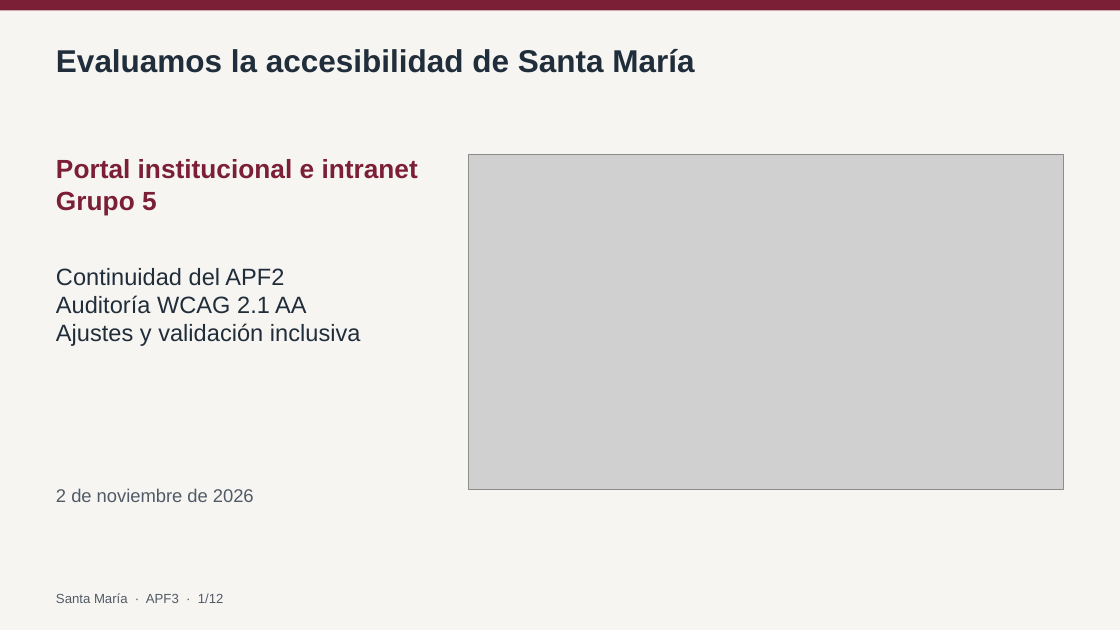
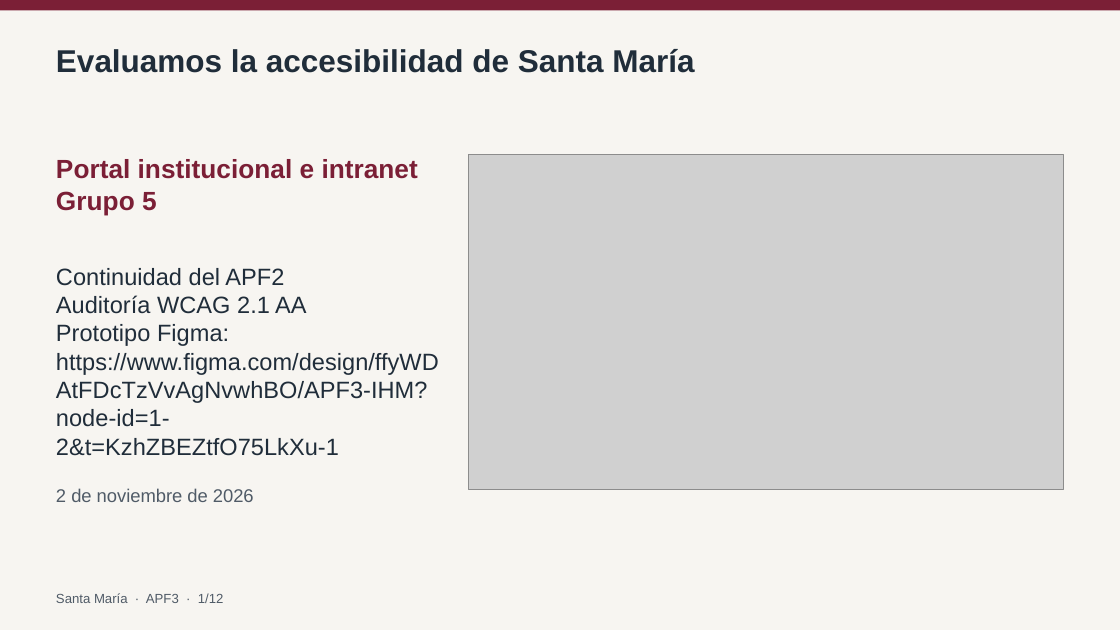
Before and after one commit to BruGeth/IHM_Colegio_Santa_Maria_Reyna_Angeles, a slide deck: slide 1 of avance informe 3/APF3_Grupo5_SantaMaria.pptx. Drawn at 1120x630 pixels with LibreOffice and Linux fonts; fonts in the diff are those of the drawing; grey boxes stand for pictures. Boxes give left, top, right and bottom in pixels: in the first picture for what was removed or moved away, otherwise in the second. Text is boxed around its words. In the diff, an @@ line names an element or a change of style, - is before the commit and + after.

Commit message:
feat(apf3): vincular enlace publico de figma en informe docx, pdf, pptx y anexos

```diff
--- a/avance informe 3/APF3_Grupo5_SantaMaria.pptx
+++ b/avance informe 3/APF3_Grupo5_SantaMaria.pptx
@@ text at (x1=56, y1=324, x2=439, y2=456): text changed @@
-Ajustes y validación inclusiva
+Prototipo Figma: https://www.figma.com/design/ffyWDAtFDcTzVvAgNvwhBO/APF3-IHM?node-id=1-2&t=KzhZBEZtfO75LkXu-1
```
Also in this commit, not shown: 1 other slide changed, 3 other files.
